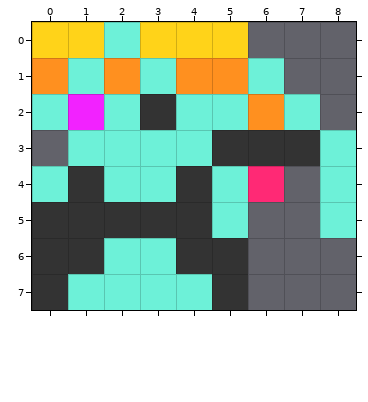
An edit to a level. Tiled map, spaders/src/map/how-to-play/simple-shapes-synt.tmx. The picture above was drawn from the file before the commit.
Cells are 64x64 px. Shown: x 0..8, y 0..7.
And afterwards:
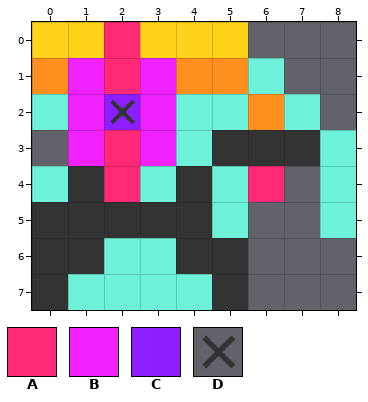
Key: from "synt": A 2, B 3, C 4, D 13.
_ is an empty cell.
Tiles of an added or newly shown layer are drawn over the layers below it.
What changed:
Layer "Shape3" (now shown):
The edit adds tile B in row 2 at x 3.
The edit adds tile C in row 2 at x 2.
Layer "Shape4" (now shown):
The edit adds tile A in rows 0 to 1 at x 2; in rows 3 to 4 at x 2.
The edit adds tile B in row 1 at x 1 and 3; in row 3 at x 1 and 3.
The edit adds tile D in row 2 at x 2.
Where, in picture pixels (left, top, right, bottom), the same in both pictures:
added: (68, 22, 176, 202)
